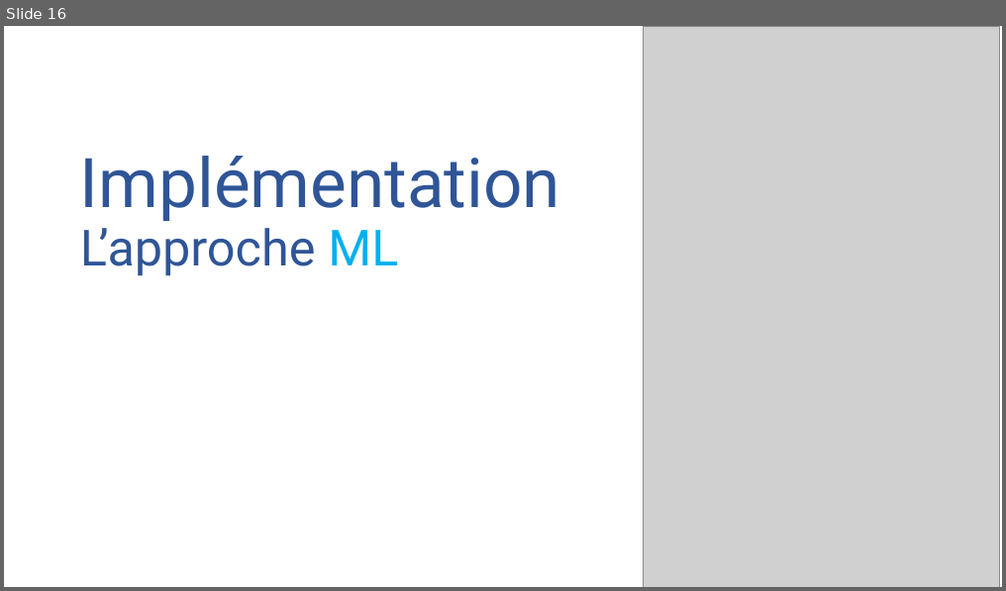
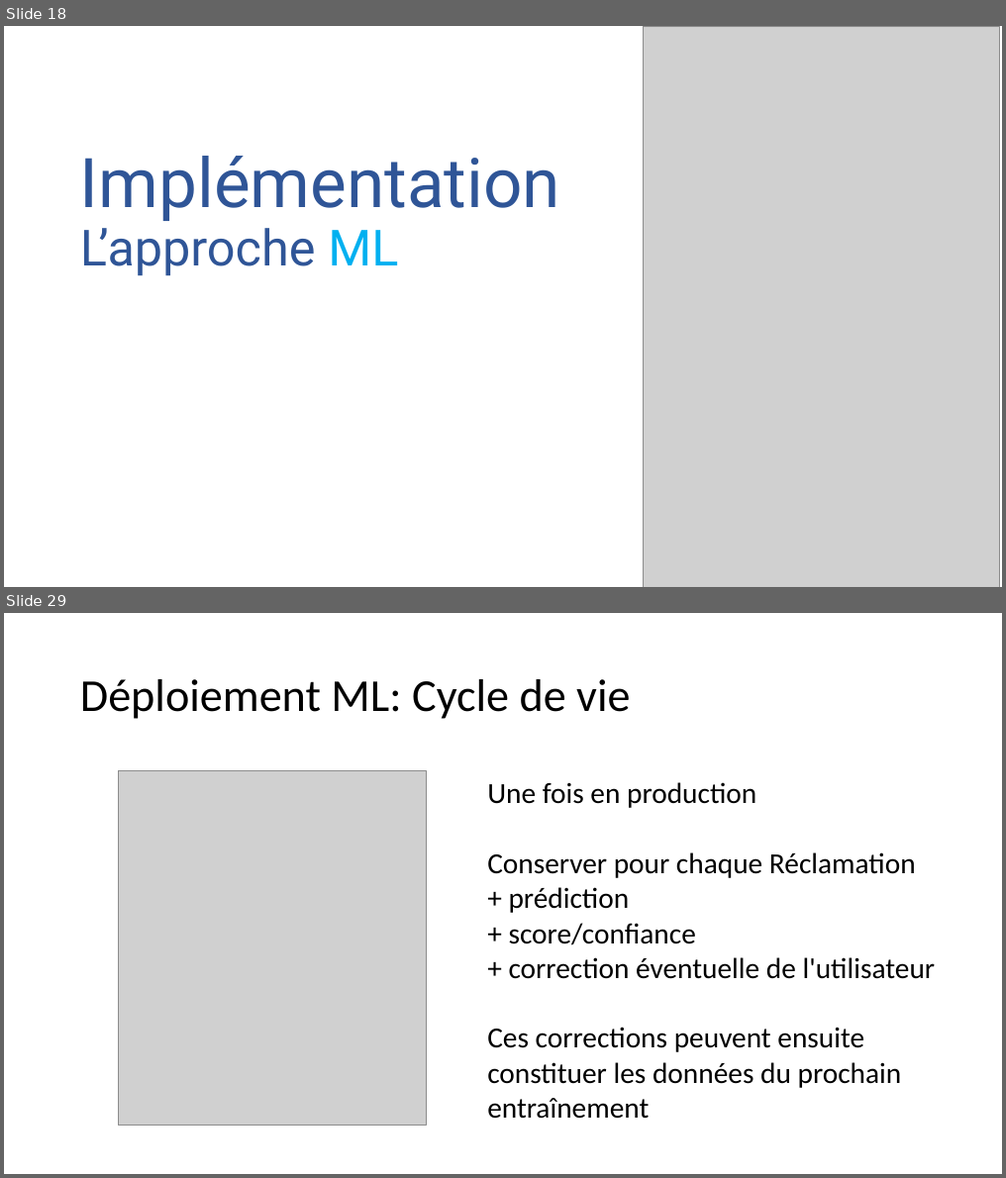
Before and after one commit to Ace4teaM/OCR-ZenAssist, a slide deck: Présentation.pptx. Shown one above the other, each under a label of ours: slide 16 before the commit, slides 18 and 29 after it; the slides between them are not shown. The pictures are 1006x591 and 1006x1178 pixels, drawn with LibreOffice and Linux fonts; fonts in the diff are those of the drawing; grey boxes stand for pictures. Boxes give left, top, right and bottom in pixels: in the first picture for what was removed or moved away, otherwise in the second. Text is boxed around its words. In the diff, an @@ line names an element or a change of style, - is before the commit and + after.

Commit message:
Ajout des recommandations de déploiement à la présentation

```diff
--- a/Présentation.pptx
+++ b/Présentation.pptx
@@ slide 29 added at (4, 613, 1002, 1174), background #FFFFFF @@
@@ title added at (80, 679, 630, 719), 44 pt, text #000000 @@
+Déploiement ML: Cycle de vie
@@ picture added at (118, 771, 426, 1125) @@
@@ text added at (487, 782, 936, 1119), 28 pt, text #000000 @@
+Une fois en production
+Conserver pour chaque Réclamation
++ prédiction
++ score/confiance
++ correction éventuelle de l'utilisateur
+Ces corrections peuvent ensuite constituer les données du prochain entraînement
@@ what was slide 16 is now slide 18 @@
```
Also in this commit, not shown: 11 slides changed, 13 other slides added, 1 slide removed.
